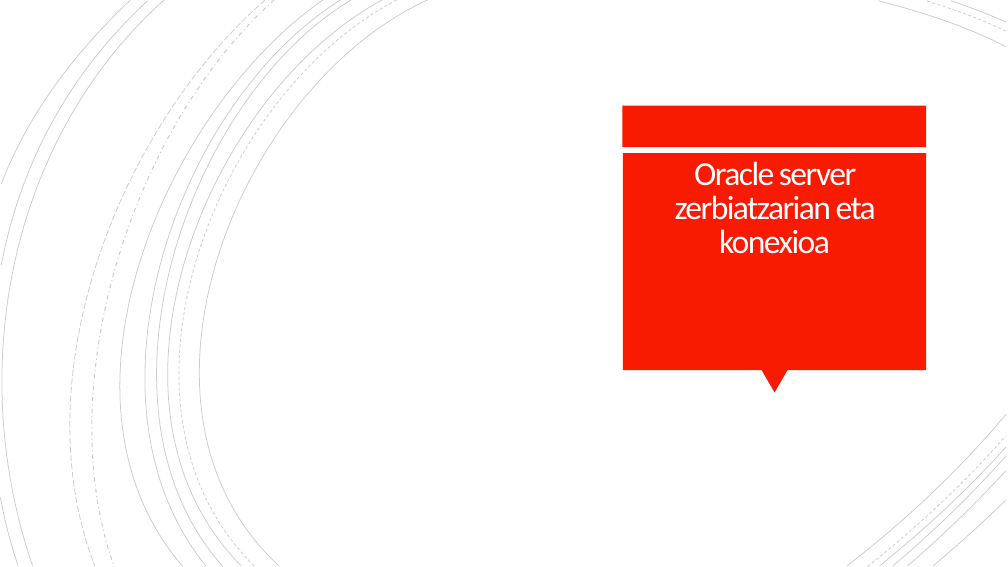
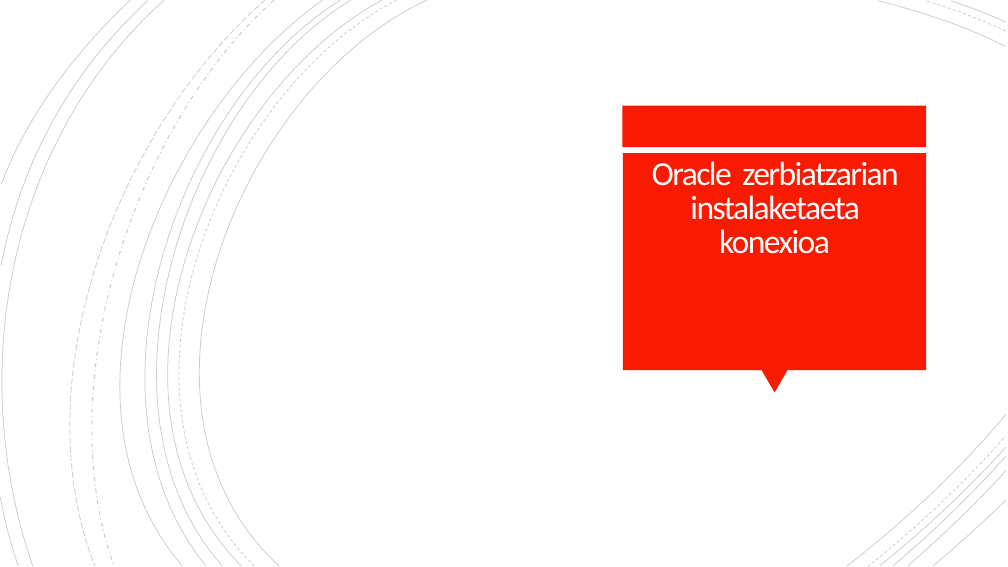
Before and after one commit to OceansForce/Erronka_5_Taldea, a slide deck: slide 8 of Aurkezpena/AurkezpenaTaldea5.pptx. Drawn at 1008x567 pixels with LibreOffice and Linux fonts; fonts in the diff are those of the drawing; background and template pictures are left out. Boxes give left, top, right and bottom in pixels: in the first picture for what was removed or moved away, otherwise in the second. Text is boxed around its words. In the diff, an @@ line names an element or a change of style, - is before the commit and + after.

```diff
--- a/Aurkezpena/AurkezpenaTaldea5.pptx
+++ b/Aurkezpena/AurkezpenaTaldea5.pptx
@@ title at <box>652,161,899,254</box>: text changed @@
-Oracle server zerbiatzarian eta konexioa
+Oracle zerbiatzarian instalaketaeta konexioa
```
Also in this commit, not shown: 1 other slide changed, 5 other files.
